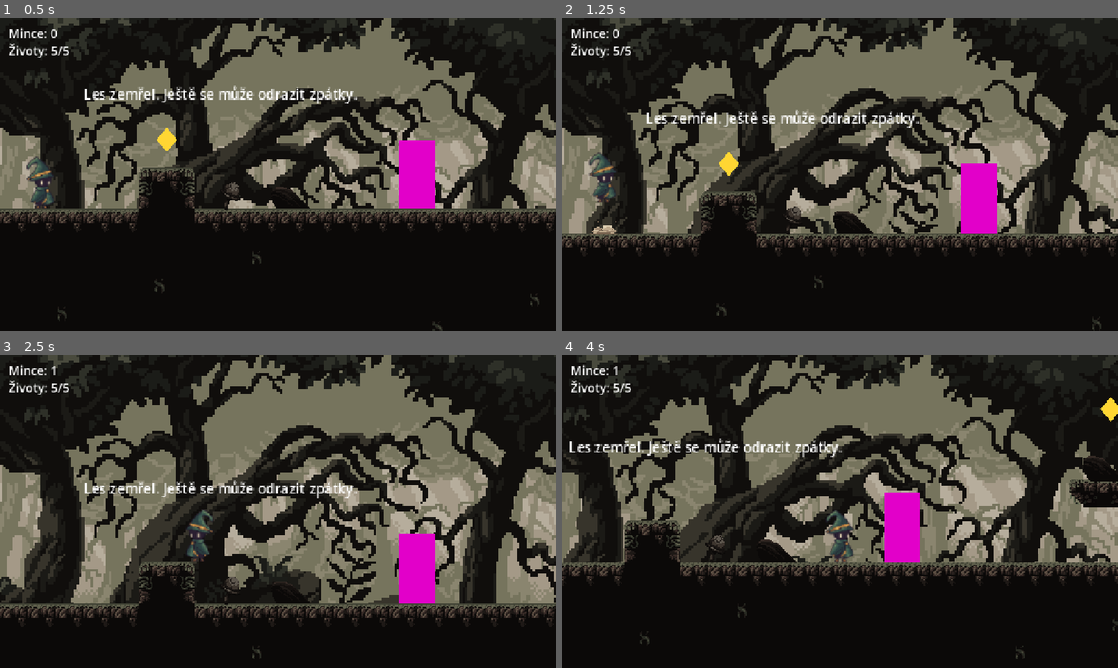
Above: before the commit, frames 1-4 (two rows, left to right).
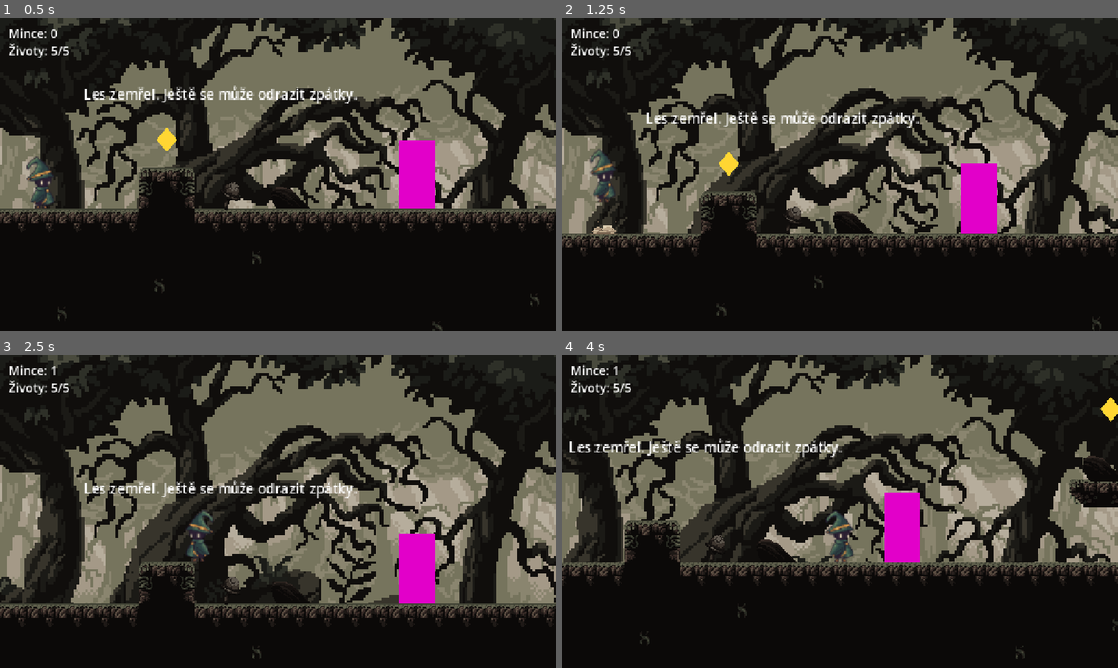
Above: after the commit, the same moments.

Repository: luxopes/gamejam-2026
Game: Godot game, scene res://scenes/level_forest.tscn
Two runs of this game, one before a commit and one after it. Both use one fixed random seed, a clock stepped at 60 frames per second and the inputs below.
Inputs:
- Up to frame 1 (0.5 s): no input
- Up to frame 2 (1.25 s): tap Enter at 0.5 s; hold Right (attack_right) from 0.53 s (still down); tap Space (jump) at 0.6, 0.77, 1.07 s
- Up to frame 3 (2.5 s): tap Shift (dash) at 1.35 s; tap Space (jump) at 1.52, 1.55, 1.82, 2.1 s; release Right (attack_right) at 2.03 s; hold Left (attack_left) from 2.03 s (still down)
- Up to frame 4 (4 s): release Left (attack_left) at 2.78 s; hold Right (attack_right) from 2.78 s (still down); tap Shift (dash) at 2.85 s; tap Space (jump) at 3.02, 3.05, 3.32, 3.6, 3.77 s

Frame 1 is identical in both runs. In frame 2, 0.2% of the frame differs, in the area x 4-10%, y 41-59%; in frame 3, less than 0.1%; in frame 4, less than 0.1%.

Commit message:
feat: otřes kamery, hit stop a zmáčknutí postavy při skoku a dopadu
Kamera se lehce otřese při zásahu sekem a pogu. Zásah nepřítele hru
na 0,06 s zastaví (čas vrací Engine, takže se nezasekne ani při
znovunačtení úrovně). Postava se natáhne při odrazu a pogu a zmáčkne
při dopadu; mění se jen sprite, ne hitbox. Čísla jsou v Inspektoru
ve skupině Efekty.

Diff:
--- a/scripts/player.gd
+++ b/scripts/player.gd
@@ -40,6 +40,13 @@
 @export_group("Efekty")
 @export var landing_dust_speed := 400.0  ## od jaké rychlosti pádu se při dopadu zvedne prach (px/s)
 @export var sprite_faces_left := false   ## kam kouká postava ve sheetu (poutník kouká doprava)
+@export var shake_strength := 4.0        ## otřes kamery při zásahu a pogu (px)
+@export var shake_time := 0.15           ## jak dlouho otřes trvá (s)
+@export var hit_stop_time := 0.06        ## zamrznutí hry při zásahu nepřítele (s)
+@export var jump_stretch := Vector2(0.8, 1.2)   ## natažení postavy při odrazu (šířka, výška)
+@export var land_squash := Vector2(1.25, 0.8)   ## zmáčknutí postavy při dopadu
+@export var land_squash_speed := 200.0   ## od jaké rychlosti pádu se postava při dopadu zmáčkne (px/s)
+@export var squash_time := 0.15          ## jak rychle se postava vrátí do normálu (s)
 
 const WALL_REACH := 64.0   # kam až sek do strany dosáhne na zeď (konec oblasti seku)
 const HIT_SPARK := preload("res://scenes/vfx/hit_spark.tscn")
@@ -64,6 +71,9 @@
 var _dead := false
 var _invulnerable_timer := 0.0
 var _look_timer := 0.0
+var _look_offset := 0.0      # posun kamery od rozhlížení
+var _shake_timer := 0.0
+var _squash_tween: Tween
 
 @onready var health := max_health
 @onready var _hurtbox: Area2D = $Hurtbox
@@ -74,6 +84,7 @@
 @onready var _side_attack_size: Vector2 = _attack_shape.shape.size
 @onready var _camera: Camera2D = $Camera2D
 @onready var _sprite: AnimatedSprite2D = $Sprite
+@onready var _sprite_scale: Vector2 = _sprite.scale
 
 
 func _ready() -> void:
@@ -116,6 +127,7 @@
 		_coyote = 0.0
 		_jumping = true
 		_spawn_vfx(DUST_PUFF, global_position)
+		_squash(jump_stretch)
 	# Krátký stisk = nižší skok (pogo se tím nezkracuje)
 	if Input.is_action_just_released("jump") and _jumping and velocity.y < 0.0:
 		velocity.y *= 0.5
@@ -134,8 +146,11 @@
 	var fall_speed := velocity.y
 	var was_on_floor := is_on_floor()
 	move_and_slide()
-	if is_on_floor() and not was_on_floor and fall_speed >= landing_dust_speed:
-		_spawn_vfx(DUST_PUFF, global_position)
+	if is_on_floor() and not was_on_floor:
+		if fall_speed >= landing_dust_speed:
+			_spawn_vfx(DUST_PUFF, global_position)
+		if fall_speed >= land_squash_speed:
+			_squash(land_squash)
 
 	if global_position.y > fall_limit_y:
 		die()
@@ -189,6 +204,9 @@
 			continue
 		_already_hit.append(target)
 		_spawn_vfx(HIT_SPARK, _attack_area.global_position + _attack_dir * 40.0)
+		_shake()
+		if hittable and target.is_in_group("hurts_player"):
+			_hit_stop()   # nepřítel (bodáky nemají hit(), krystal a páka nezraňují)
 		if hittable:
 			target.hit(_attack_dir)
 		_apply_hit_reaction()
@@ -232,6 +250,7 @@
 			if is_on_floor():
 				return
 			velocity.y = pogo_velocity
+			_squash(jump_stretch)
 			_jumping = false
 			_can_air_dash = true
 		Vector2.UP:
@@ -294,7 +313,41 @@
 	var target := 0.0
 	if _look_timer >= look_delay:
 		target = signf(look) * look_distance
-	_camera.offset.y = move_toward(_camera.offset.y, target, look_speed * delta)
+	_look_offset = move_toward(_look_offset, target, look_speed * delta)
+
+	# Otřes po zásahu slábne, jak běží čas
+	var shake := Vector2.ZERO
+	if _shake_timer > 0.0:
+		_shake_timer -= delta
+		var strength := shake_strength * maxf(_shake_timer, 0.0) / shake_time
+		shake = Vector2(randf_range(-strength, strength), randf_range(-strength, strength))
+	_camera.offset = Vector2(0.0, _look_offset) + shake
+
+
+func _shake() -> void:
+	_shake_timer = shake_time
+
+
+## Krátké zamrznutí hry při zásahu nepřítele. Čas vrací Engine sám přes časovač,
+## který zpomalení nepodléhá, takže se hra nezasekne, ani když hráč mezitím zmizí
+## (třeba při znovunačtení úrovně).
+func _hit_stop() -> void:
+	if hit_stop_time <= 0.0 or Engine.time_scale == 0.0:
+		return
+	Engine.time_scale = 0.0
+	get_tree().create_timer(hit_stop_time, true, false, true).timeout.connect(
+			Engine.set.bind("time_scale", 1.0))
+
+
+## Zmáčknutí/natažení postavy (jen vzhled, hitbox zůstává). Sprite má počátek
+## u nohou, takže postava zůstane stát na zemi.
+func _squash(amount: Vector2) -> void:
+	if _squash_tween:
+		_squash_tween.kill()
+	_sprite.scale = _sprite_scale * amount
+	_squash_tween = create_tween()
+	_squash_tween.tween_property(_sprite, "scale", _sprite_scale, squash_time) \
+			.set_trans(Tween.TRANS_QUAD).set_ease(Tween.EASE_OUT)
 
 
 ## Zranění od čehokoli ve skupině "hurts_player" (bodáky, nepřátelé).
